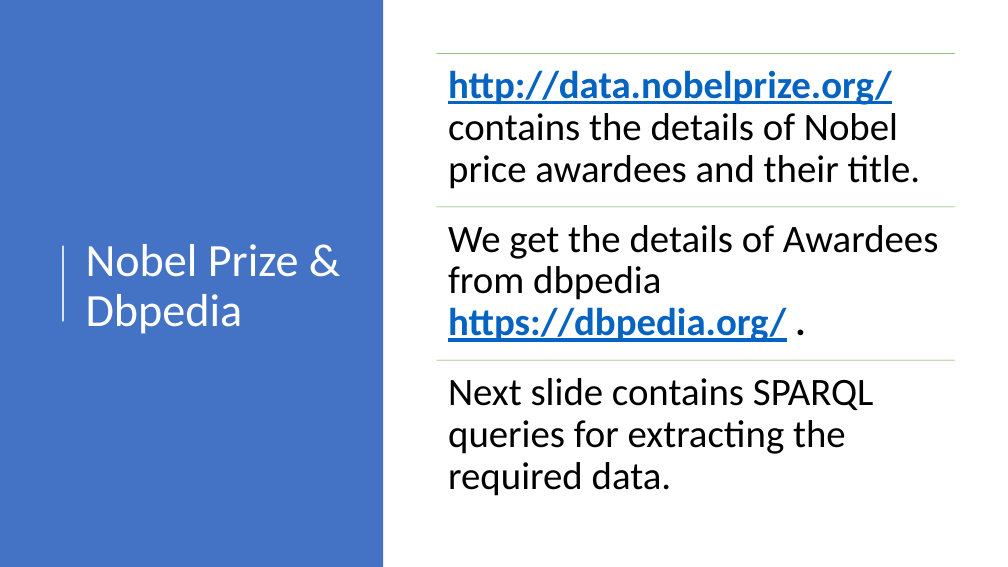
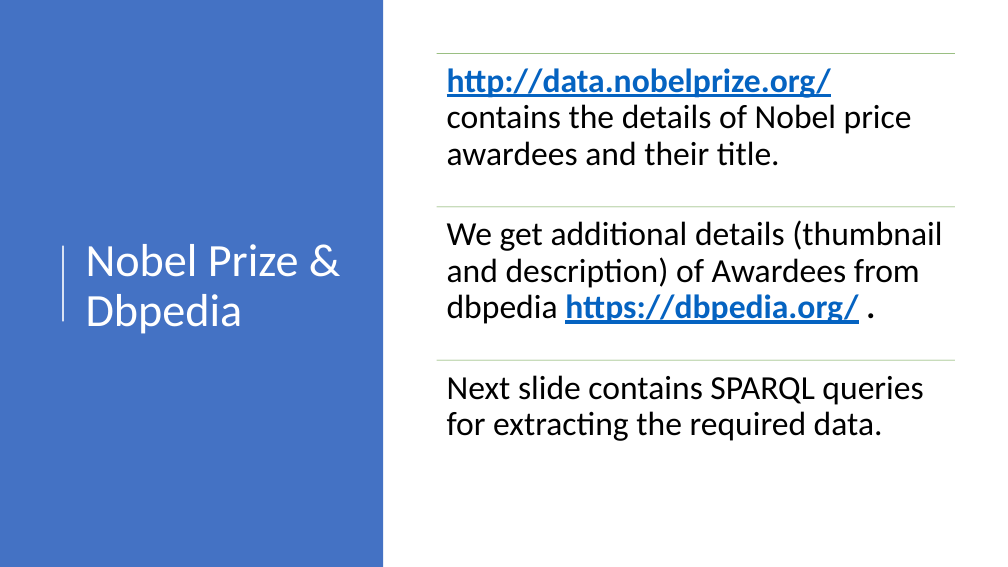
Before and after one commit to lkoshale/ontology_assignment3, a slide deck: slide 2 of Presentation.pptx. Drawn at 1008x567 pixels with LibreOffice and Linux fonts; fonts in the diff are those of the drawing. Boxes give left, top, right and bottom in pixels: in the first picture for what was removed or moved away, otherwise in the second. Text is boxed around its words. In the diff, an @@ line names an element or a change of style, - is before the commit and + after.

Commit message:
updated presentation

```diff
--- a/Presentation.pptx
+++ b/Presentation.pptx
@@ text "http://data.nobelprize.org/ contains the details of ..." at bbox=[447, 68, 912, 166]: size 37 to 32 pt; less space between paragraphs @@
@@ text at bbox=[447, 220, 942, 324]: text changed; size 37 to 32 pt @@
-We get the details of Awardees from dbpedia https://dbpedia.org/ .
+We get additional details (thumbnail and description) of Awardees from dbpedia https://dbpedia.org/ .
@@ text "Next slide contains SPARQL queries ..." at bbox=[447, 375, 923, 441]: size 37 to 32 pt; less space between paragraphs @@
```
Also in this commit, not shown: 2 other slides changed, 1 slide added.
